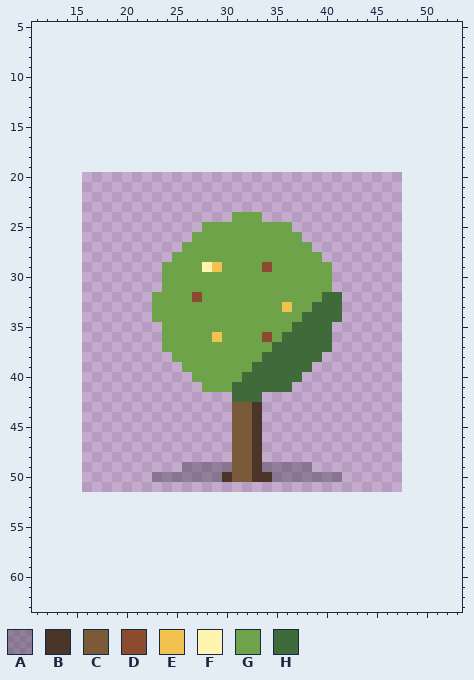
A pixel-art file gets an edit: game/pixel-plants/jiang-xiang.aseprite. Above is the file before it was changed.
32x32 pixels, 1 frame. Shown: x 11..53, y 5..63. The old version is drawn lined up with the new one, on the new canvas.
Visible layers, top first: "glint", "core", "bloom-shade", "bloom", "leaf", "stem", "shadow" opacity 30%.
Palette (. is transparent): A #1a1a204c  B #4a3528  C #7a5a38  D #8c4a2e  E #f2c14e  F #fff3b0  G #6fa34a  H #3f6b3a
Pixels before (only the part around the change), first column x 11:
 5 ...........................................
 6 ...........................................
 7 ...........................................
 8 ...........................................
 9 ...........................................
10 ...........................................
11 ...........................................
12 ...........................................
13 ...........................................
14 ...........................................
15 ...........................................
16 ...........................................
17 ...........................................
18 ...........................................
19 ...........................................
20 ...........................................
21 ...........................................
22 ...........................................
23 ...........................................
24 ....................GGG....................
25 .................GGGGGGGGG.................
26 ................GGGGGGGGGGG................
27 ...............GGGGGGGGGGGGG...............
28 ..............GGGGGGGGGGGGGGG..............
29 .............GGGGFEGGGGDGGGGGG.............
30 .............GGGGGGGGGGGGGGGGG.............
31 .............GGGGGGGGGGGGGGGGG.............
32 ............GGGGDGGGGGGGGGGGGHH............
33 ............GGGGGGGGGGGGGEGGHHH............
34 ............GGGGGGGGGGGGGGGHHHH............
35 .............GGGGGGGGGGGGGHHHH.............
36 .............GGGGGEGGGGDGHHHHH.............
37 .............GGGGGGGGGGGHHHHHH.............
38 ..............GGGGGGGGGHHHHHH..............
39 ...............GGGGGGGHHHHHH...............
40 ................GGGGGHHHHHH................
41 .................GGGHHHHHH.................
42 ....................HHH....................
43 ....................CCB....................
44 ....................CCB....................
45 ....................CCB....................
46 ....................CCB....................
47 ....................CCB....................
48 ....................CCB....................
49 ...............AAAAACCBAAAAA...............
50 ............AAAAAAABCCBBAAAAAAA............
51 ...........................................
52 ...........................................
53 ...........................................
54 ...........................................
55 ...........................................
56 ...........................................
57 ...........................................
58 ...........................................
59 ...........................................
60 ...........................................
61 ...........................................
62 ...........................................
63 ...........................................
The result:
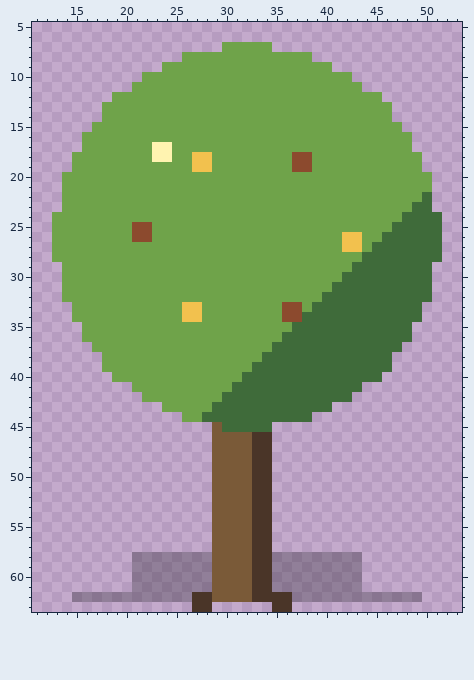
Difference:
canvas 32x32 -> 64x64, the old top-left corner now at 16,20
Changed rows in their new state; - is an unchanged pixel.
first column x 13:
 7 -----------------GGGGG-----------------
 8 -------------GGGGGGGGGGGGG-------------
 9 -----------GGGGGGGGGGGGGGGGG-----------
10 ---------GGGGGGGGGGGGGGGGGGGGG---------
11 --------GGGGGGGGGGGGGGGGGGGGGGG--------
12 ------GGGGGGGGGGGGGGGGGGGGGGGGGGG------
13 -----GGGGGGGGGGGGGGGGGGGGGGGGGGGGG-----
14 -----GGGGGGGGGGGGGGGGGGGGGGGGGGGGG-----
15 ----GGGGGGGGGGGGGGGGGGGGGGGGGGGGGGG----
16 ---GGGGGGGGGGGGGGGGGGGGGGGGGGGGGGGGG---
17 ---GGGGGGGFFGGGGGGGGGGGGGGGGGGGGGGGG---
18 --GGGGGGGGFFGGEEGGGGGGGGDDGGGGGGGGGGG--
19 --GGGGGGGGGGGGEEGGGGGGGGDDGGGGGGGGGGG--
20 -GGGGGGGGGGGGGGGGGGGGGGGGGGGGGGGGGGGGG-
21 -GGGGGGGGGGGGGGGGGGGGGGGGGGGGGGGGGGGGG-
22 -GGGGGGGGGGGGGGGGGGGGGGGGGGGGGGGGGGGGH-
23 -GGGGGGGGGGGGGGGGGGGGGGGGGGGGGGGGGGGHH-
24 GGGGGGGGGGGGGGGGGG---GGGGGGGGGGGGGGHHHH
25 GGGGGGGGDDGGGGG---------GGGGGGGGGGHHHHH
26 GGGGGGGGDDGGGG-----------GGGGEEGGHHHHHH
27 GGGGGGGGGGGGG-------------GGGEEGHHHHHHH
28 GGGGGGGGGGGG---------------GGGGHHHHHHHH
29 -GGGGGGGGGG----GG----G------GGHHHHHHHH-
30 -GGGGGGGGGG-----------------GHHHHHHHHH-
31 -GGGGGGGGGG-----------------HHHHHHHHHH-
32 -GGGGGGGGG----G--------------HHHHHHHHH-
33 --GGGGGGGG---EE--------DD----HHHHHHHH--
34 --GGGGGGGG---EE--------DD----HHHHHHHH--
35 ---GGGGGGGG-----------------HHHHHHHH---
36 ---GGGGGGGG-----G----G------HHHHHHHH---
37 ----GGGGGGG-----------------HHHHHHH----
38 -----GGGGGGG---------------HHHHHHH-----
39 -----GGGGGGGG-------------HHHHHHHH-----
40 ------GGGGGGGG-----------HHHHHHHH------
41 --------GGGGGGG---------HHHHHHH--------
42 ---------GGGGGGGGH---HHHHHHHHH---------
43 -----------GGGGGHHHHHHHHHHHH-----------
44 -------------GGHHHHHHHHHHH-------------
45 ----------------CHHHHH-----------------
46 ----------------CC---B-----------------
47 ----------------CC---B-----------------
48 ----------------CC---B-----------------
49 -------------...CC---B....-------------
50 ----------......CC----.......----------
51 ----------------CCCCBB-----------------
52 ----------------CCCCBB-----------------
53 ----------------CCCCBB-----------------
54 ----------------CCCCBB-----------------
55 ----------------CCCCBB-----------------
56 ----------------CCCCBB-----------------
57 ----------------CCCCBB-----------------
58 --------AAAAAAAACCCCBBAAAAAAAAA--------
59 --------AAAAAAAACCCCBBAAAAAAAAA--------
60 --------AAAAAAAACCCCBBAAAAAAAAA--------
61 --------AAAAAAAACCCCBBAAAAAAAAA--------
62 --AAAAAAAAAAAABBCCCCBBBBAAAAAAAAAAAAA--
63 --------------BB------BB---------------
Boxes around the changes in both pictures, in picture pixels (x1, y1, x2, y2):
changed: (52, 42, 442, 612)
